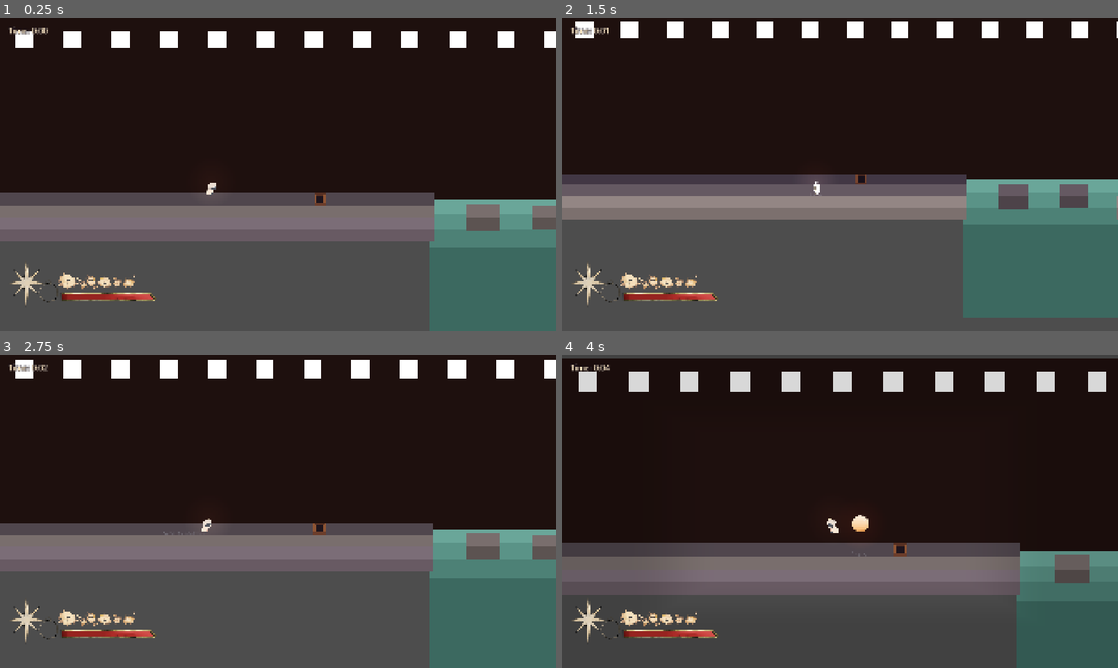
Above: before the commit, frames 1-4 (two rows, left to right).
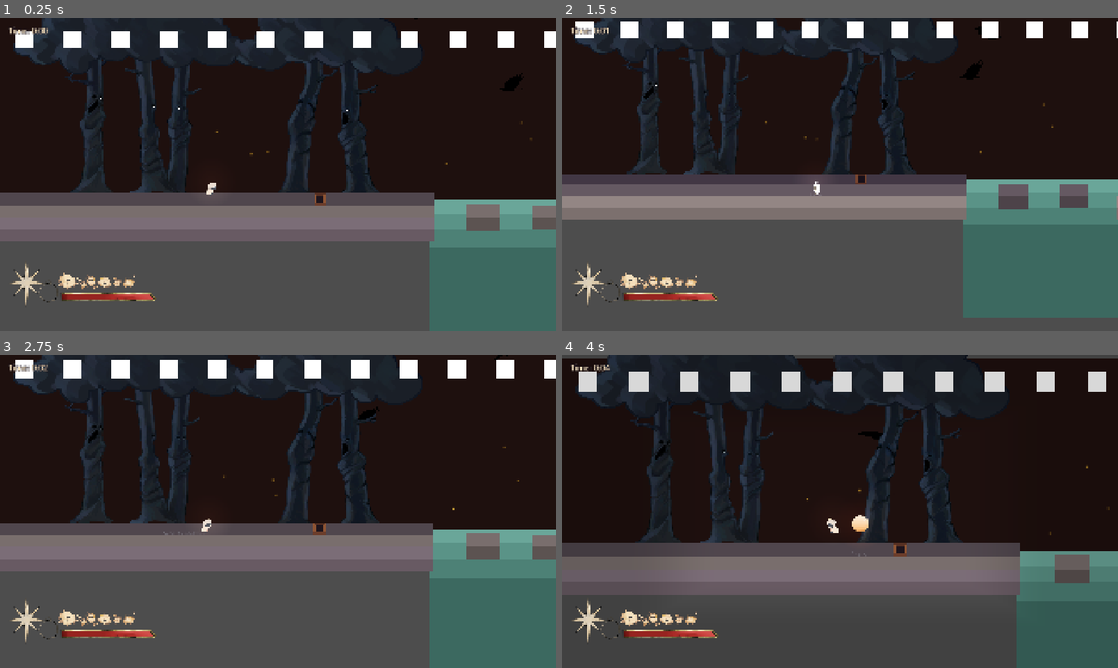
Above: after the commit, the same moments.

Repository: EkaterinaZakharova-13/purgatory-game
Game: Godot game, scene res://Scenes/Levels/main.tscn
Same seed, same stepped clock (60 frames per second), same inputs: the game is played once before the commit and once after it. The engine's default icon, where the game draws it, is replaced by a stand-in: a white triangle on a blue panel in a dark square.
Inputs:
- Up to frame 1 (0.25 s): no input
- Up to frame 2 (1.5 s): hold D (right) 0.53-1.28 s; tap S (closer) at 0.6 s; tap Space (jump) at 0.77 s; hold A (left) from 1.28 s (still down); tap Shift (dash) at 1.35 s
- Up to frame 3 (2.75 s): tap Space (jump) at 1.52 s; release A (left) at 2.03 s; hold D (right) from 2.03 s (still down); tap W (further) at 2.1 s
- Up to frame 4 (4 s): tap F (orb_platform) at 2.85 s; tap Space (jump) at 3.02, 3.77 s; release D (right) at 3.53 s; hold A (left) from 3.53 s (still down); tap R (orb_toggle) at 3.6 s

The runs differ from the first frame. In frame 1, 13% of the frame differs, in the area x 2-96%, y 0-56%; in frame 2, 9.7%; in frame 3, 11%; in frame 4, 8.9%.

Commit message:
Add animated forest background assets

Diff:
--- /dev/null
+++ b/Assets/Objects/WatchingTree/tree_blend.gdshader
@@ -0,0 +1,72 @@
+shader_type canvas_item;
+
+uniform sampler2D next_frame : source_color, filter_linear;
+uniform float frame_blend : hint_range(0.0, 1.0) = 0.0;
+uniform float eye_brightness : hint_range(0.0, 1.0, 0.01) = 0.42;
+uniform float glow_strength : hint_range(0.0, 1.5, 0.01) = 0.65;
+varying vec4 vertex_tint;
+const vec2 PIXEL_SIZE = vec2(1.0 / 1920.0, 1.0 / 1080.0);
+
+void vertex() { vertex_tint = COLOR; }
+
+bool near_eye(vec2 p, float margin) {
+	return (p.x >= 207.0-margin && p.x <= 237.0+margin && p.y >= 263.0-margin && p.y <= 280.0+margin) ||
+		(p.x >= 247.0-margin && p.x <= 265.0+margin && p.y >= 265.0-margin && p.y <= 283.0+margin) ||
+		(p.x >= 546.0-margin && p.x <= 571.0+margin && p.y >= 317.0-margin && p.y <= 337.0+margin) ||
+		(p.x >= 694.0-margin && p.x <= 718.0+margin && p.y >= 328.0-margin && p.y <= 346.0+margin) ||
+		(p.x >= 732.0-margin && p.x <= 752.0+margin && p.y >= 332.0-margin && p.y <= 350.0+margin) ||
+		(p.x >= 1393.0-margin && p.x <= 1426.0+margin && p.y >= 294.0-margin && p.y <= 311.0+margin) ||
+		(p.x >= 1671.0-margin && p.x <= 1699.0+margin && p.y >= 342.0-margin && p.y <= 357.0+margin);
+}
+
+float light_mask_a(sampler2D image, vec2 uv, vec2 offset) {
+	vec2 pos = uv / PIXEL_SIZE + offset;
+	if (!near_eye(pos, 0.0)) { return 0.0; }
+	vec4 sample_color = texture(image, uv + offset * PIXEL_SIZE);
+	return smoothstep(0.10, 0.35, min(sample_color.r, min(sample_color.g, sample_color.b))) * sample_color.a;
+}
+
+vec4 illuminate_a(sampler2D image, vec2 uv) {
+	vec4 color = texture(image, uv);
+	vec2 pos = uv / PIXEL_SIZE;
+	if (!near_eye(pos, 6.0)) { return color; }
+	float center = light_mask_a(image, uv, vec2(0.0));
+	float halo = center * 0.20;
+	halo += (light_mask_a(image, uv, vec2(2.0, 0.0)) + light_mask_a(image, uv, vec2(-2.0, 0.0)) + light_mask_a(image, uv, vec2(0.0, 2.0)) + light_mask_a(image, uv, vec2(0.0, -2.0))) * 0.10;
+	halo += (light_mask_a(image, uv, vec2(4.0, 0.0)) + light_mask_a(image, uv, vec2(-4.0, 0.0)) + light_mask_a(image, uv, vec2(0.0, 4.0)) + light_mask_a(image, uv, vec2(0.0, -4.0))) * 0.06;
+	halo += (light_mask_a(image, uv, vec2(3.0, 3.0)) + light_mask_a(image, uv, vec2(-3.0, 3.0)) + light_mask_a(image, uv, vec2(3.0, -3.0)) + light_mask_a(image, uv, vec2(-3.0, -3.0))) * 0.04;
+	// The darkest original pixels remain dark, including the black pupils.
+	float preserve_dark = smoothstep(0.035, 0.08, max(color.r, max(color.g, color.b)));
+	color.rgb = min(color.rgb + vec3(eye_brightness * center + glow_strength * halo * preserve_dark), vec3(0.95));
+	return color;
+}
+
+float light_mask_b( vec2 uv, vec2 offset) {
+	vec2 pos = uv / PIXEL_SIZE + offset;
+	if (!near_eye(pos, 0.0)) { return 0.0; }
+	vec4 sample_color = texture(next_frame, uv + offset * PIXEL_SIZE);
+	return smoothstep(0.10, 0.35, min(sample_color.r, min(sample_color.g, sample_color.b))) * sample_color.a;
+}
+
+vec4 illuminate_b( vec2 uv) {
+	vec4 color = texture(next_frame, uv);
+	vec2 pos = uv / PIXEL_SIZE;
+	if (!near_eye(pos, 6.0)) { return color; }
+	float center = light_mask_b( uv, vec2(0.0));
+	float halo = center * 0.20;
+	halo += (light_mask_b( uv, vec2(2.0, 0.0)) + light_mask_b( uv, vec2(-2.0, 0.0)) + light_mask_b( uv, vec2(0.0, 2.0)) + light_mask_b( uv, vec2(0.0, -2.0))) * 0.10;
+	halo += (light_mask_b( uv, vec2(4.0, 0.0)) + light_mask_b( uv, vec2(-4.0, 0.0)) + light_mask_b( uv, vec2(0.0, 4.0)) + light_mask_b( uv, vec2(0.0, -4.0))) * 0.06;
+	halo += (light_mask_b( uv, vec2(3.0, 3.0)) + light_mask_b( uv, vec2(-3.0, 3.0)) + light_mask_b( uv, vec2(3.0, -3.0)) + light_mask_b( uv, vec2(-3.0, -3.0))) * 0.04;
+	// The darkest original pixels remain dark, including the black pupils.
+	float preserve_dark = smoothstep(0.035, 0.08, max(color.r, max(color.g, color.b)));
+	color.rgb = min(color.rgb + vec3(eye_brightness * center + glow_strength * halo * preserve_dark), vec3(0.95));
+	return color;
+}
+
+void fragment() {
+	vec4 a = illuminate_a(TEXTURE, UV);
+	vec4 b = illuminate_b(UV);
+	float alpha = mix(a.a, b.a, frame_blend);
+	vec3 premultiplied = mix(a.rgb * a.a, b.rgb * b.a, frame_blend);
+	COLOR = vec4(alpha > 0.0 ? premultiplied / alpha : vec3(0.0), alpha) * vertex_tint;
+}
--- /dev/null
+++ b/Scenes/Entities/crow.tscn
@@ -0,0 +1,12 @@
+[gd_scene load_steps=3 format=3]
+
+[ext_resource type="Script" path="res://Scripts/crow.gd" id="1_script"]
+[ext_resource type="Texture2D" path="res://Assets/Entities/Crow/crow_sprite_sheet.png" id="2_sheet"]
+
+[node name="Crow" type="Node2D"]
+script = ExtResource("1_script")
+
+[node name="Sprite2D" type="Sprite2D" parent="."]
+scale = Vector2(0.13, 0.13)
+texture = ExtResource("2_sheet")
+hframes = 12
--- /dev/null
+++ b/Scenes/Entities/crow_pass.tscn
@@ -0,0 +1,48 @@
+[gd_scene load_steps=18 format=3]
+
+[ext_resource type="Script" path="res://Scripts/crow_pass.gd" id="1_script"]
+[ext_resource type="Texture2D" path="res://Assets/Entities/CrowPass/crow1.png" id="frame1"]
+[ext_resource type="Texture2D" path="res://Assets/Entities/CrowPass/crow2.png" id="frame2"]
+[ext_resource type="Texture2D" path="res://Assets/Entities/CrowPass/crow3.png" id="frame3"]
+[ext_resource type="Texture2D" path="res://Assets/Entities/CrowPass/crow4.png" id="frame4"]
+[ext_resource type="Texture2D" path="res://Assets/Entities/CrowPass/crow5.png" id="frame5"]
+[ext_resource type="Texture2D" path="res://Assets/Entities/CrowPass/crow6.png" id="frame6"]
+[ext_resource type="Texture2D" path="res://Assets/Entities/CrowPass/crow7.png" id="frame7"]
+[ext_resource type="Texture2D" path="res://Assets/Entities/CrowPass/crow8.png" id="frame8"]
+[ext_resource type="Texture2D" path="res://Assets/Entities/CrowPass/crow9.png" id="frame9"]
+[ext_resource type="Texture2D" path="res://Assets/Entities/CrowPass/crow10.png" id="frame10"]
+[ext_resource type="Texture2D" path="res://Assets/Entities/CrowPass/crow11.png" id="frame11"]
+[ext_resource type="Texture2D" path="res://Assets/Entities/CrowPass/crow12.png" id="frame12"]
+[ext_resource type="Texture2D" path="res://Assets/Entities/CrowPass/crow13.png" id="frame13"]
+[ext_resource type="Texture2D" path="res://Assets/Entities/CrowPass/crow14.png" id="frame14"]
+[ext_resource type="Texture2D" path="res://Assets/Entities/CrowPass/crow15.png" id="frame15"]
+
+[sub_resource type="SpriteFrames" id="SpriteFrames_fly"]
+animations = [{
+"frames": [
+{"duration": 1.0, "texture": ExtResource("frame1")},
+{"duration": 1.0, "texture": ExtResource("frame2")},
+{"duration": 1.0, "texture": ExtResource("frame3")},
+{"duration": 1.0, "texture": ExtResource("frame4")},
+{"duration": 1.0, "texture": ExtResource("frame5")},
+{"duration": 1.0, "texture": ExtResource("frame6")},
+{"duration": 1.0, "texture": ExtResource("frame7")},
+{"duration": 1.0, "texture": ExtResource("frame8")},
+{"duration": 1.0, "texture": ExtResource("frame9")},
+{"duration": 1.0, "texture": ExtResource("frame10")},
+{"duration": 1.0, "texture": ExtResource("frame11")},
+{"duration": 1.0, "texture": ExtResource("frame12")},
+{"duration": 1.0, "texture": ExtResource("frame13")},
+{"duration": 1.0, "texture": ExtResource("frame14")},
+{"duration": 1.0, "texture": ExtResource("frame15")}
+],
+"loop": false,
+"name": &"fly",
+"speed": 5.0
+}]
+
+[node name="CrowPass" type="AnimatedSprite2D"]
+sprite_frames = SubResource("SpriteFrames_fly")
+animation = &"fly"
+frame = 7
+script = ExtResource("1_script")
--- /dev/null
+++ b/Scenes/Entities/firefly.tscn
@@ -0,0 +1,12 @@
+[gd_scene load_steps=3 format=3]
+
+[ext_resource type="Script" path="res://Scripts/firefly.gd" id="1_script"]
+[ext_resource type="Texture2D" path="res://Assets/Objects/Firefly/firely.png" id="2_texture"]
+
+[node name="Firefly" type="Node2D"]
+script = ExtResource("1_script")
+
+[node name="Sprite2D" type="Sprite2D" parent="."]
+scale = Vector2(0.12, 0.12)
+texture = ExtResource("2_texture")
+offset = Vector2(42, -20)
--- /dev/null
+++ b/Scenes/Entities/tree_leaves.tscn
@@ -0,0 +1,26 @@
+[gd_scene load_steps=6 format=3]
+
+[ext_resource type="Texture2D" path="res://Assets/Objects/TreeLeaves/tree_leaves1.png" id="frame1"]
+[ext_resource type="Texture2D" path="res://Assets/Objects/TreeLeaves/tree_leaves2.png" id="frame2"]
+[ext_resource type="Texture2D" path="res://Assets/Objects/TreeLeaves/tree_leaves3.png" id="frame3"]
+[ext_resource type="Texture2D" path="res://Assets/Objects/TreeLeaves/tree_leaves4.png" id="frame4"]
+
+[sub_resource type="SpriteFrames" id="LeavesFrames"]
+animations = [{
+"frames": [
+{"duration": 1.0, "texture": ExtResource("frame1")},
+{"duration": 1.0, "texture": ExtResource("frame2")},
+{"duration": 1.0, "texture": ExtResource("frame3")},
+{"duration": 1.0, "texture": ExtResource("frame4")},
+{"duration": 1.0, "texture": ExtResource("frame3")},
+{"duration": 1.0, "texture": ExtResource("frame2")}
+],
+"loop": true,
+"name": &"sway",
+"speed": 5.0
+}]
+
+[node name="TreeLeaves" type="AnimatedSprite2D"]
+sprite_frames = SubResource("LeavesFrames")
+animation = &"sway"
+autoplay = "sway"
--- /dev/null
+++ b/Scenes/Entities/watching_tree.tscn
@@ -0,0 +1,15 @@
+[gd_scene load_steps=5 format=3]
+
+[ext_resource type="Script" path="res://Scripts/watching_tree.gd" id="1_script"]
+[ext_resource type="Texture2D" path="res://Assets/Objects/WatchingTree/tree7.png" id="2_frame"]
+[ext_resource type="Shader" path="res://Assets/Objects/WatchingTree/tree_blend.gdshader" id="3_shader"]
+
+[sub_resource type="ShaderMaterial" id="ShaderMaterial_tree"]
+shader = ExtResource("3_shader")
+shader_parameter/frame_blend = 0.0
+shader_parameter/next_frame = ExtResource("2_frame")
+
+[node name="WatchingTree" type="Sprite2D"]
+material = SubResource("ShaderMaterial_tree")
+texture = ExtResource("2_frame")
+script = ExtResource("1_script")
--- a/Scenes/Levels/main.tscn
+++ b/Scenes/Levels/main.tscn
@@ -1,10 +1,24 @@
 [gd_scene format=3 uid="uid://bg81v0ep40pxn"]
 
+[ext_resource type="Shader" uid="uid://cqcgmn4t8a2m1" path="res://Assets/Objects/WatchingTree/tree_blend.gdshader" id="2_irfg1"]
 [ext_resource type="PackedScene" uid="uid://ccnbt8r1lckqy" path="res://Scenes/Entities/player.tscn" id="2_u872a"]
 [ext_resource type="Script" uid="uid://bkhjuv1q4d3lk" path="res://Scripts/layer_manager.gd" id="2_yjsus"]
+[ext_resource type="Texture2D" uid="uid://ogrcjstim8et" path="res://Assets/Objects/WatchingTree/tree8.png" id="3_5sf7f"]
 [ext_resource type="PackedScene" path="res://Scenes/Entities/orb_crate.tscn" id="3_crate"]
 [ext_resource type="PackedScene" path="res://Scenes/UI/player_hud.tscn" id="4_hud"]
 [ext_resource type="PackedScene" path="res://Scenes/Entities/orb_platform.tscn" id="5_platform"]
+[ext_resource type="PackedScene" path="res://Scenes/Entities/watching_tree.tscn" id="6_watching_tree"]
+[ext_resource type="PackedScene" path="res://Scenes/Entities/firefly.tscn" id="7_firefly"]
+[ext_resource type="PackedScene" path="res://Scenes/Entities/crow.tscn" id="8_crow"]
+[ext_resource type="PackedScene" path="res://Scenes/Entities/crow_pass.tscn" id="9_crow_pass"]
+[ext_resource type="PackedScene" path="res://Scenes/Entities/tree_leaves.tscn" id="10_tree_leaves"]
+
+[sub_resource type="ShaderMaterial" id="ShaderMaterial_asd15"]
+shader = ExtResource("2_irfg1")
+shader_parameter/next_frame = ExtResource("3_5sf7f")
+shader_parameter/frame_blend = 0.0
+shader_parameter/eye_brightness = 0.42
+shader_parameter/glow_strength = 0.65
 
 [sub_resource type="RectangleShape2D" id="RectangleShape2D_rtip2"]
 size = Vector2(4, 32)
@@ -62,6 +76,51 @@
 scale = Vector2(38.34194, 6.5431304)
 color = Color(0.23546666, 0.4139393, 0.3771598, 1)
 
+[node name="CrowPass" parent="." unique_id=770057689 instance=ExtResource("9_crow_pass")]
+position = Vector2(1252.0001, 115)
+scale = Vector2(-0.17893371, 0.1672746)
+
+[node name="Crow" parent="." unique_id=1783480905 instance=ExtResource("8_crow")]
+position = Vector2(1399, 189)
+flight_speed = 154.0
+
+[node name="WatchingTree" parent="." unique_id=960954324 instance=ExtResource("6_watching_tree")]
+material = SubResource("ShaderMaterial_asd15")
+position = Vector2(591.00006, 348)
+scale = Vector2(0.46000245, 0.42)
+
+[node name="TreeLeaves" parent="." unique_id=74999902 instance=ExtResource("10_tree_leaves")]
+position = Vector2(578, 148.00003)
+scale = Vector2(0.69999754, 0.65999997)
+
+[node name="Firefly" parent="." unique_id=673289310 instance=ExtResource("7_firefly")]
+position = Vector2(709, 376)
+rotation = 0.8374189
+scale = Vector2(0.72197455, -0.80151814)
+
+[node name="Firefly2" parent="." unique_id=17072893 instance=ExtResource("7_firefly")]
+position = Vector2(663, 383)
+
+[node name="Firefly3" parent="." unique_id=676588878 instance=ExtResource("7_firefly")]
+position = Vector2(575.00006, 320.99994)
+rotation = 1.2715607
+scale = Vector2(0.7612484, 0.8196705)
+
+[node name="Firefly4" parent="." unique_id=623812281 instance=ExtResource("7_firefly")]
+position = Vector2(1185, 405.99994)
+rotation = 1.2715607
+scale = Vector2(0.7612484, 0.8196705)
+
+[node name="Firefly5" parent="." unique_id=332484135 instance=ExtResource("7_firefly")]
+position = Vector2(1414.0001, 342.99997)
+rotation = 2.5647333
+scale = Vector2(0.7612484, 0.8196705)
+
+[node name="Firefly6" parent="." unique_id=417528928 instance=ExtResource("7_firefly")]
+position = Vector2(1387.9999, 303.0001)
+rotation = 3.615077
+scale = Vector2(0.7612484, 0.8196705)
+
 [node name="Player" parent="." unique_id=456008934 instance=ExtResource("2_u872a")]
 position = Vector2(560, 440)
 
--- /dev/null
+++ b/Scripts/crow.gd
@@ -0,0 +1,18 @@
+extends Node2D
+
+## Horizontal speed in world units per second, towards the left.
+@export_range(0.0, 500.0, 1.0, "or_greater") var flight_speed: float = 55.0
+## Number of sheet frames shown per second.
+@export_range(0.1, 30.0, 0.1, "or_greater") var wing_frames_per_second: float = 8.0
+## Maximum vertical offset in local units; zero disables the body movement.
+@export_range(0.0, 5.0, 0.05) var body_motion: float = 0.6
+
+@onready var sprite: Sprite2D = $Sprite2D
+var _phase: float = 0.0
+
+func _process(delta: float) -> void:
+	position.x -= flight_speed * delta
+	_phase = fposmod(_phase + wing_frames_per_second * delta, 12.0)
+	sprite.frame = int(_phase)
+	# Frames 0 and 11 have raised wings; frames 5 to 7 have lowered wings.
+	sprite.position.y = body_motion * cos(TAU * _phase / 12.0)
--- /dev/null
+++ b/Scripts/crow_pass.gd
@@ -0,0 +1,14 @@
+extends AnimatedSprite2D
+
+## Multiplier for the one-time sequence; 1.0 plays all frames in three seconds.
+@export_range(0.1, 4.0, 0.05, "or_greater") var playback_speed: float = 1.0
+
+func _ready() -> void:
+	animation_finished.connect(_on_sequence_finished)
+	speed_scale = maxf(playback_speed, 0.01)
+	frame = 0
+	play("fly")
+
+func _on_sequence_finished() -> void:
+	hide()
+	pause()
--- /dev/null
+++ b/Scripts/firefly.gd
@@ -0,0 +1,32 @@
+extends Node2D
+
+# Each closed path starts at the placement point. The points on either side
+# of that shared point match, giving every pattern transition the same tangent.
+const PATHS = [
+	[Vector2(0, 0), Vector2(0.32, 0), Vector2(0.72, -0.34), Vector2(0.30, -0.72), Vector2(-0.46, -0.58), Vector2(-0.32, 0)],
+	[Vector2(0, 0), Vector2(0.32, 0), Vector2(0.55, 0.48), Vector2(-0.10, 0.75), Vector2(-0.72, 0.32), Vector2(-0.32, 0)],
+	[Vector2(0, 0), Vector2(0.32, 0), Vector2(0.74, -0.12), Vector2(0.40, -0.47), Vector2(-0.42, -0.73), Vector2(-0.32, 0)],
+]
+
+## Maximum flight displacement on each axis, in local pixels.
+@export_range(0.0, 1000.0, 1.0, "or_greater") var horizontal_range: float = 120.0
+@export_range(0.0, 1000.0, 1.0, "or_greater") var vertical_range: float = 75.0
+## Time taken by one loop at the average speed.
+@export_range(1.0, 120.0, 0.1, "or_greater") var seconds_per_loop: float = 12.0
+## Gentle speed variation across the three-loop sequence.
+@export_range(0.0, 0.35, 0.01) var speed_variation: float = 0.18
+
+@onready var sprite: Sprite2D = $Sprite2D
+var _phase: float = 0.0
+
+func _process(delta: float) -> void:
+	var rate := 1.0 + speed_variation * sin(_phase * TAU / 3.0)
+	_phase = fposmod(_phase + delta * rate / maxf(seconds_per_loop, 1.0), 3.0)
+	var pattern := int(_phase)
+	var path: Array = PATHS[pattern]
+	var progress := (_phase - pattern) * path.size()
+	var index := int(progress)
+	var point: Vector2 = path[index % path.size()].cubic_interpolate(
+		path[(index + 1) % path.size()], path[(index + path.size() - 1) % path.size()], path[(index + 2) % path.size()], progress - index)
+	# cubic_interpolate is called on the current point, with previous/next neighbors.
+	sprite.position = Vector2(point.x * horizontal_range, point.y * vertical_range)
--- /dev/null
+++ b/Scripts/watching_tree.gd
@@ -0,0 +1,64 @@
+@tool
+extends Sprite2D
+
+const FRAMES: Array[Texture2D] = [
+	preload("res://Assets/Objects/WatchingTree/tree1.png"),
+	preload("res://Assets/Objects/WatchingTree/tree2.png"),
+	preload("res://Assets/Objects/WatchingTree/tree3.png"),
+	preload("res://Assets/Objects/WatchingTree/tree4.png"),
+	preload("res://Assets/Objects/WatchingTree/tree5.png"),
+	preload("res://Assets/Objects/WatchingTree/tree6.png"),
+	preload("res://Assets/Objects/WatchingTree/tree7.png"),
+	preload("res://Assets/Objects/WatchingTree/tree8.png"),
+	preload("res://Assets/Objects/WatchingTree/tree9.png"),
+	preload("res://Assets/Objects/WatchingTree/tree10.png"),
+	preload("res://Assets/Objects/WatchingTree/tree11.png"),
+	preload("res://Assets/Objects/WatchingTree/tree12.png"),
+	preload("res://Assets/Objects/WatchingTree/tree13.png"),
+	preload("res://Assets/Objects/WatchingTree/tree14.png"),
+]
+
+## World-space distance from this node to either extreme gaze.
+@export_range(1.0, 10000.0, 1.0, "or_greater") var tracking_range: float = 600.0
+## Exponential response rate; larger values follow more quickly.
+@export_range(0.1, 60.0, 0.1, "or_greater") var tracking_speed: float = 8.0
+## Maximum rate of travel through the sequence, in frames per second.
+@export_range(0.1, 120.0, 0.1, "or_greater") var max_frames_per_second: float = 30.0
+@export_range(1, 14, 1) var default_frame: int = 7:
+	set(value):
+		default_frame = clampi(value, 1, 14)
+		if Engine.is_editor_hint() and is_inside_tree():
+			_show_frame(float(default_frame - 1))
+## Optional explicit target; otherwise the first node in the Player group is used.
+@export var player: Node2D
+
+var _gaze: float
+var _blend_material: ShaderMaterial
+
+func _ready() -> void:
+	# Each instance needs its own uniforms when trees track independently.
+	_blend_material = material.duplicate() as ShaderMaterial
+	material = _blend_material
+	_gaze = float(default_frame - 1)
+	_show_frame(_gaze)
+	set_process(not Engine.is_editor_hint())
+
+func _process(delta: float) -> void:
+	if not is_instance_valid(player):
+		player = get_tree().get_first_node_in_group("Player") as Node2D
+	if not is_instance_valid(player):
+		return
+	var relative_x := player.global_position.x - global_position.x
+	var target := (clampf(relative_x / maxf(tracking_range, 1.0), -1.0, 1.0) + 1.0) * 0.5 * (FRAMES.size() - 1)
+	var smoothed := lerpf(_gaze, target, 1.0 - exp(-tracking_speed * delta))
+	_gaze = move_toward(_gaze, smoothed, max_frames_per_second * delta)
+	_show_frame(_gaze)
+
+func _show_frame(value: float) -> void:
+	if not _blend_material:
+		return
+	var lower := clampi(int(floor(value)), 0, FRAMES.size() - 1)
+	var upper := mini(lower + 1, FRAMES.size() - 1)
+	texture = FRAMES[lower]
+	_blend_material.set_shader_parameter("next_frame", FRAMES[upper])
+	_blend_material.set_shader_parameter("frame_blend", value - lower)
Binary file added: Assets/Entities/Crow/crow_sprite_sheet.png
Not shown, added: Assets/Entities/Crow/crow_sprite_sheet.png.import
Binary file added: Assets/Entities/CrowPass/crow1.png
Not shown, added: Assets/Entities/CrowPass/crow1.png.import
Binary file added: Assets/Entities/CrowPass/crow10.png
Not shown, added: Assets/Entities/CrowPass/crow10.png.import
Binary file added: Assets/Entities/CrowPass/crow11.png
Not shown, added: Assets/Entities/CrowPass/crow11.png.import
Binary file added: Assets/Entities/CrowPass/crow12.png
Not shown, added: Assets/Entities/CrowPass/crow12.png.import
Binary file added: Assets/Entities/CrowPass/crow13.png
Not shown, added: Assets/Entities/CrowPass/crow13.png.import
(and 63 more such lines)
